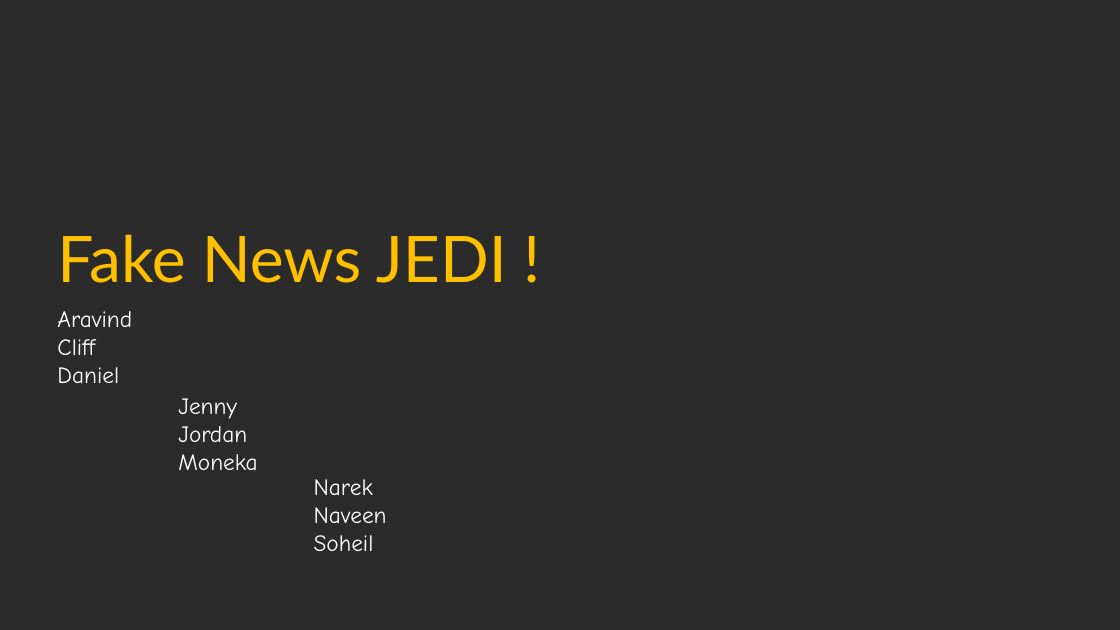
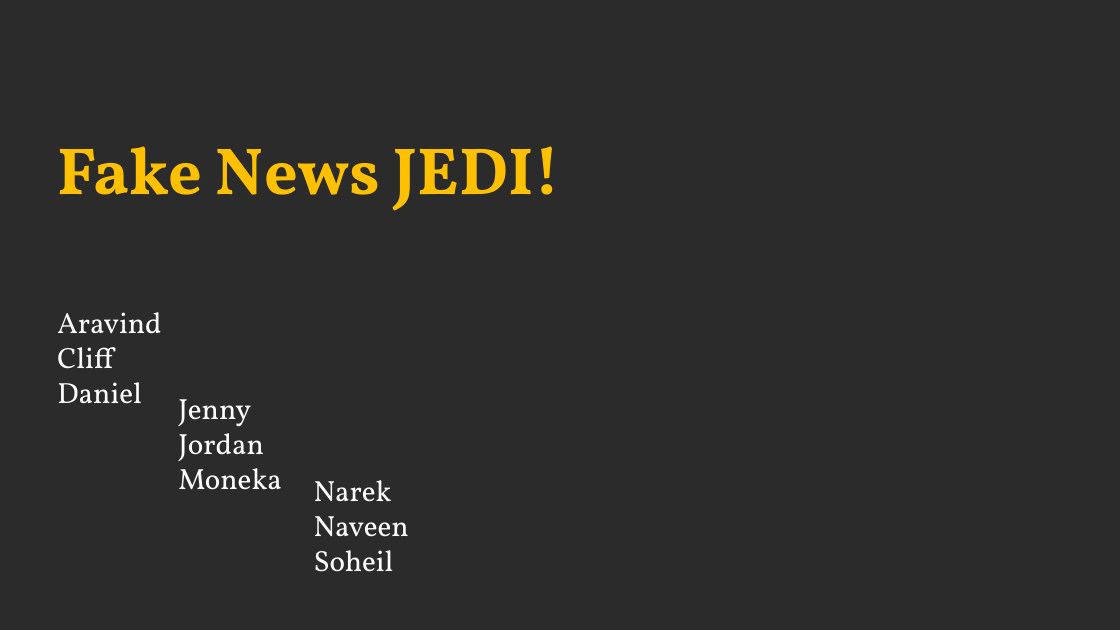
Before and after one commit to bringingjoy/fakenewsjedi, a slide deck: slide 1 of Hackaton Presentation.pptx. Drawn at 1120x630 pixels with LibreOffice and Linux fonts; fonts in the diff are those of the drawing; background and template pictures are left out; a plain dark background stands for a picture behind light text. Boxes give left, top, right and bottom in pixels: in the first picture for what was removed or moved away, otherwise in the second. Text is boxed around its words. In the diff, an @@ line names an element or a change of style, - is before the commit and + after.

```diff
--- a/Hackaton Presentation.pptx
+++ b/Hackaton Presentation.pptx
@@ text at [57,146,561,211]: text changed; size 55 to 57 pt; font Lato to Vollkorn; bold on @@
-Fake News JEDI !
+Fake News JEDI!
@@ size 20 to 25 pt, font Comic Neue to Vollkorn in 3 elements at [57,312,161,404], [178,399,282,490], [314,480,409,572] @@
```
Also in this commit, not shown: 1 other slide changed, 5 slides added, 4 slides removed.
